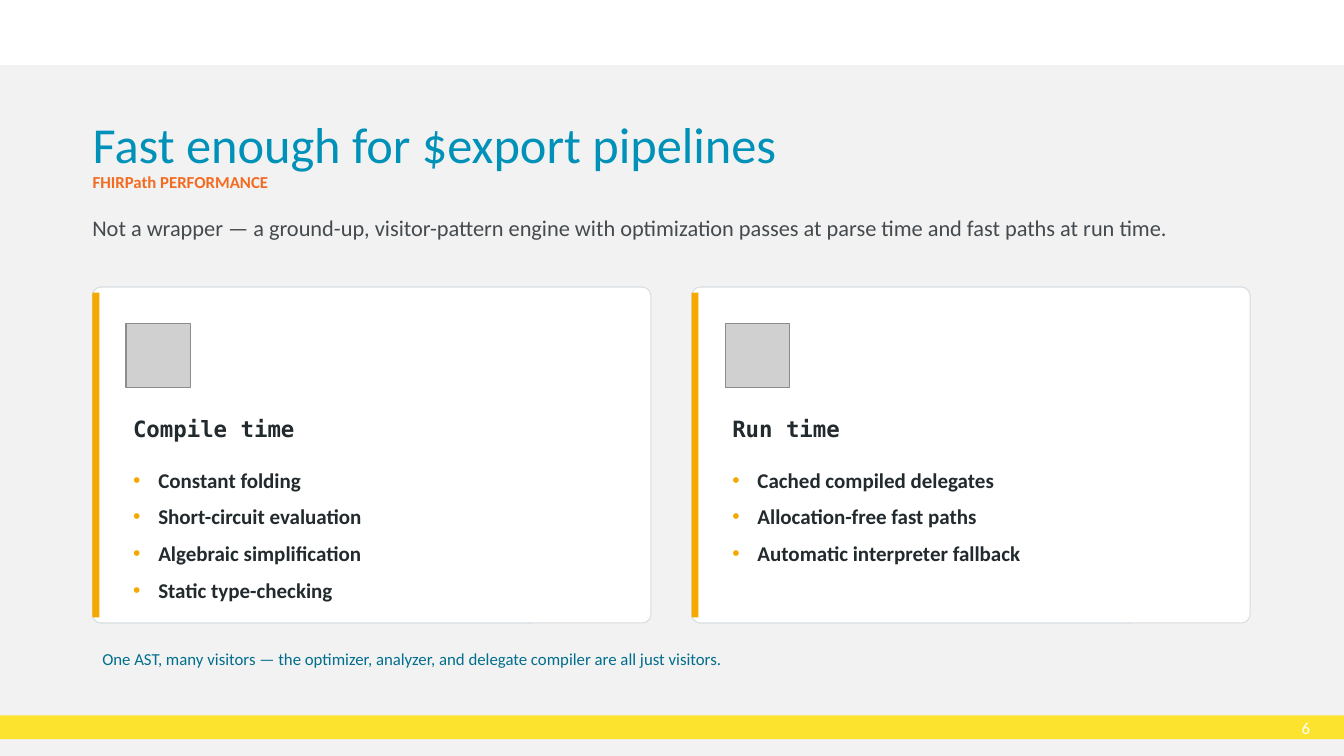
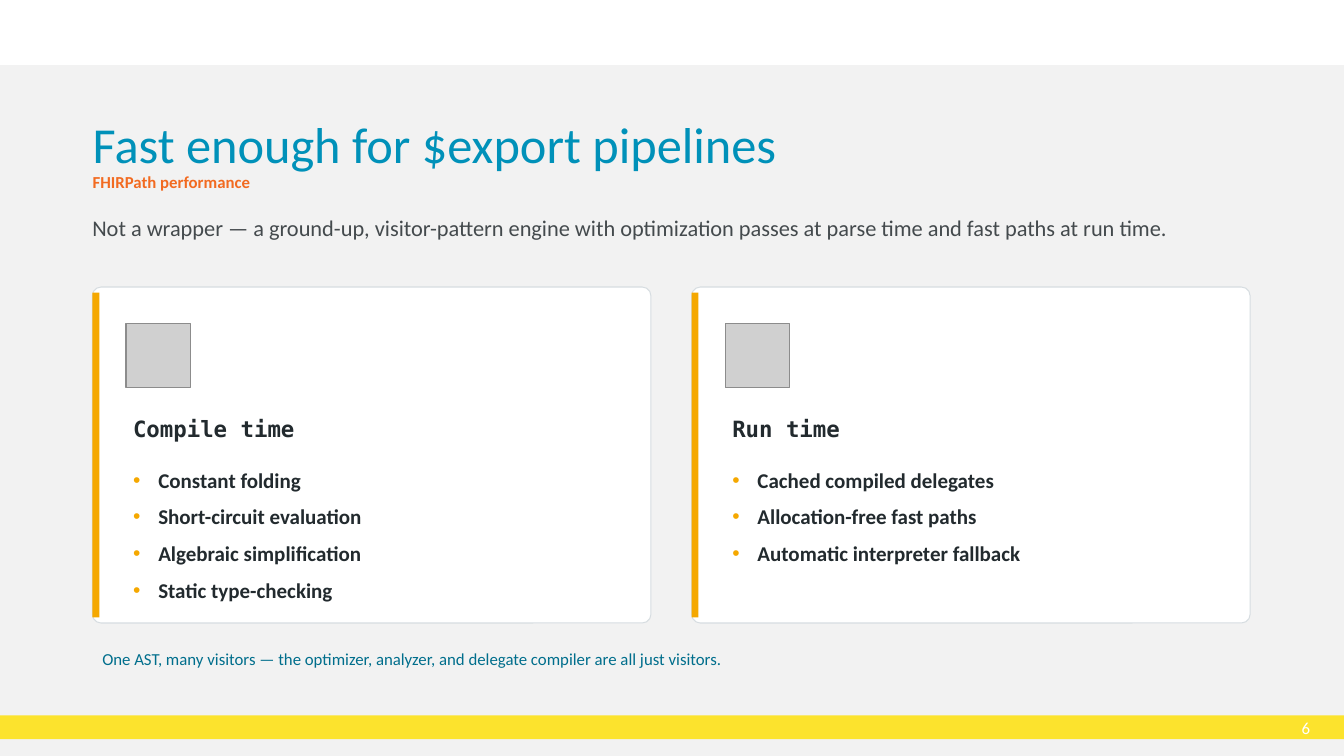
Before and after one commit to brendankowitz/FHIRDevDays2026, a slide deck: slide 6 of talks/talk1-sql-on-fhir/DD26_CT_260616_Brendan-Kowitz_SqlOnFhir.pptx. Drawn at 1344x756 pixels with LibreOffice and Linux fonts; fonts in the diff are those of the drawing; grey boxes stand for pictures; background and template pictures are left out. Boxes give left, top, right and bottom in pixels: in the first picture for what was removed or moved away, otherwise in the second. Text is boxed around its words. In the diff, an @@ line names an element or a change of style, - is before the commit and + after.

```diff
--- a/talks/talk1-sql-on-fhir/DD26_CT_260616_Brendan-Kowitz_SqlOnFhir.pptx
+++ b/talks/talk1-sql-on-fhir/DD26_CT_260616_Brendan-Kowitz_SqlOnFhir.pptx
@@ text at (x1=93, y1=176, x2=250, y2=191): text changed @@
-FHIRPath PERFORMANCE
+FHIRPath performance
```
Also in this commit, not shown: 2 other slides changed, 1 other file.
